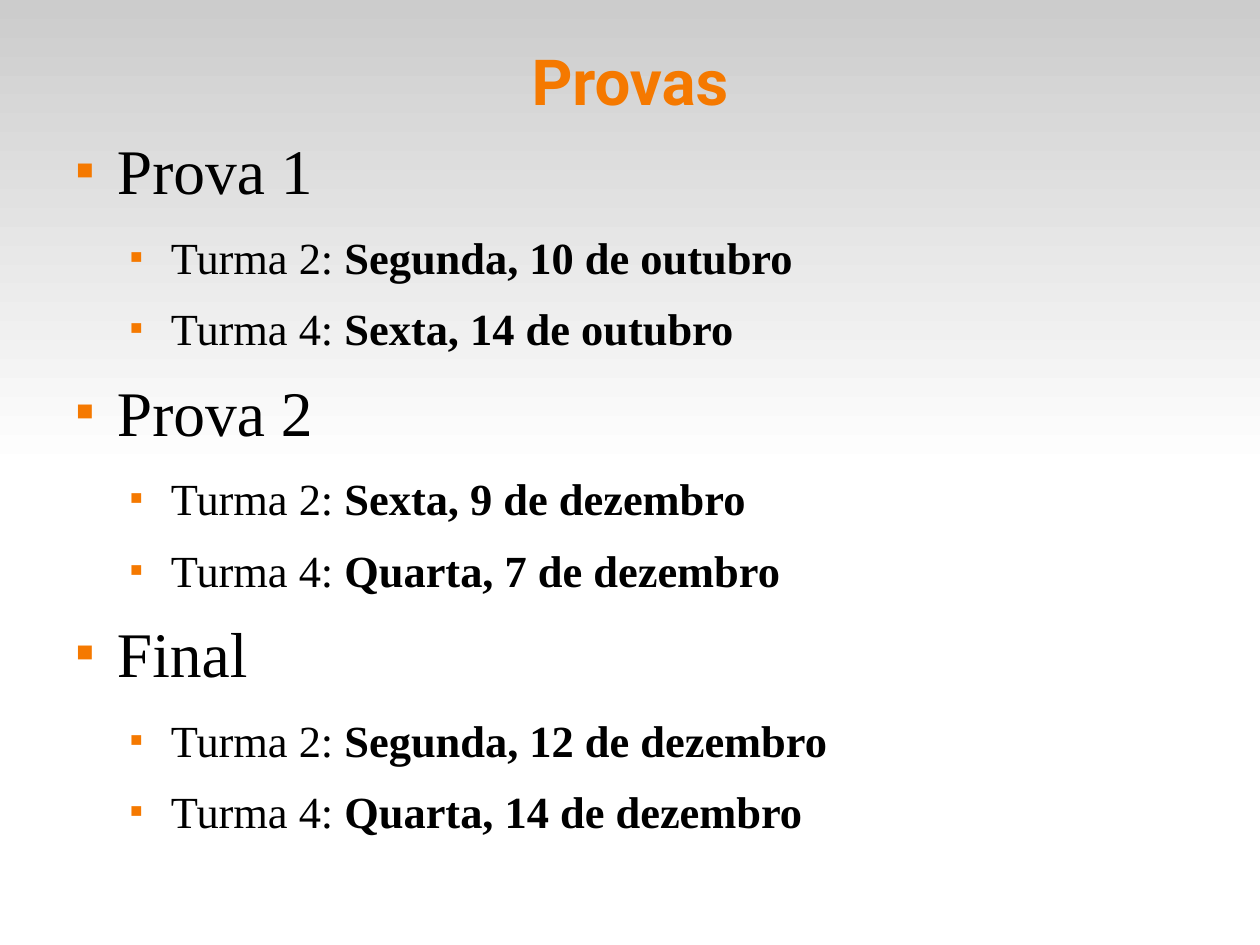
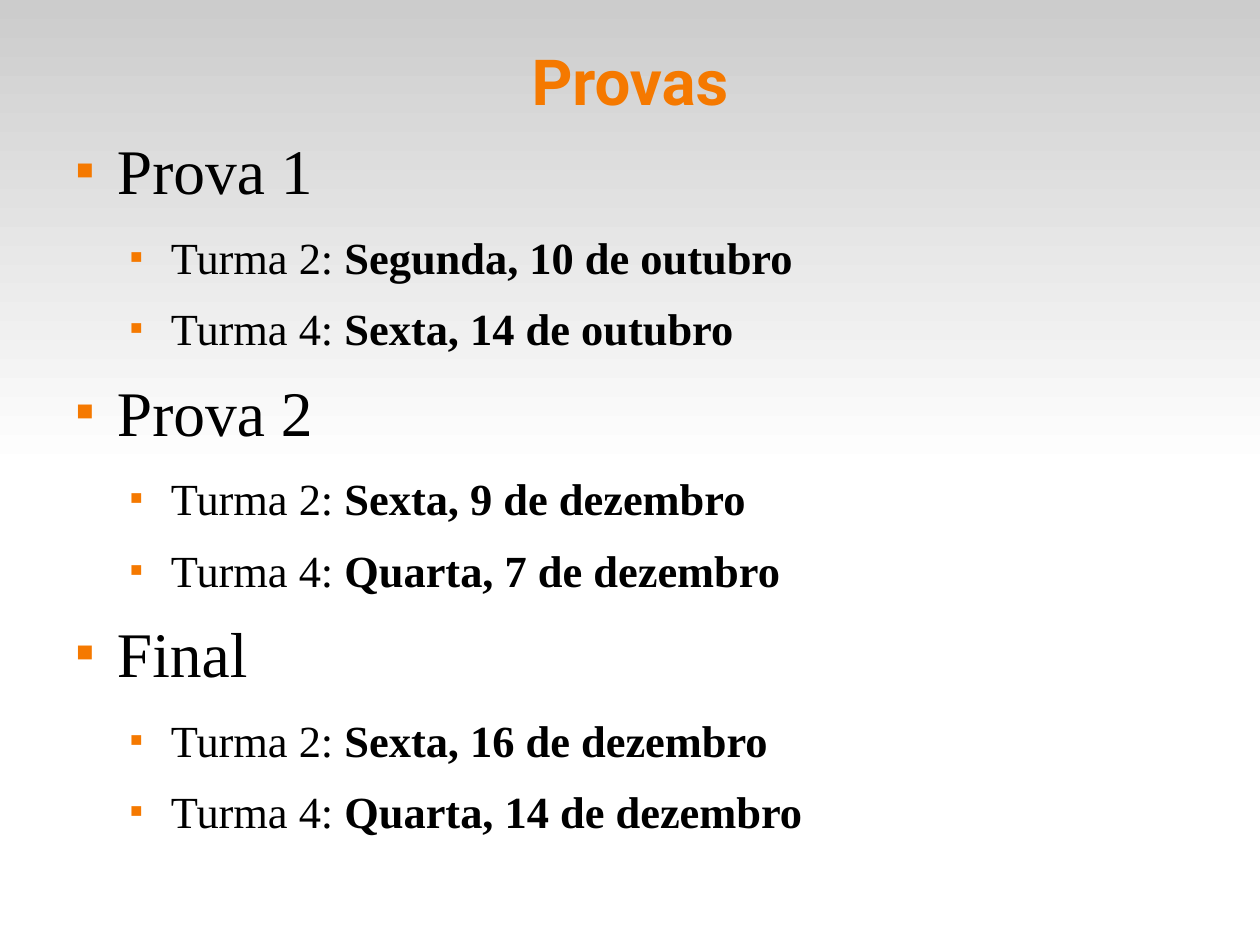
Before and after one commit to fsantanna-uerj/IPD, a slide deck: slide 8 of slides/ipd-00.odp. Drawn at 1260x945 pixels with LibreOffice and Linux fonts; fonts in the diff are those of the drawing. Boxes give left, top, right and bottom in pixels: in the first picture for what was removed or moved away, otherwise in the second. Text is boxed around its words. In the diff, an @@ line names an element or a change of style, - is before the commit and + after.

```diff
--- a/slides/ipd-00.odp
+++ b/slides/ipd-00.odp
@@ text at bbox=[171, 726, 768, 764]: text changed @@
-  ■ Turma 2: Segunda, 12 de dezembro
+  ■ Turma 2: Sexta, 16 de dezembro
```
Also in this commit, not shown: 1 other file.
